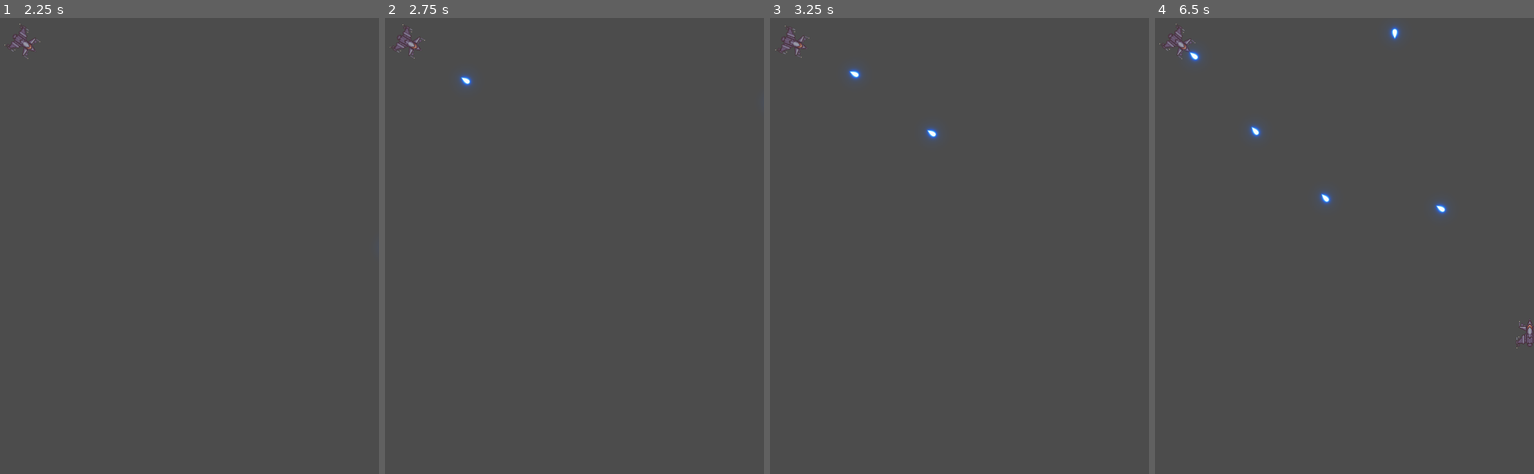
Above: before the commit, frames 1-4 (left to right).
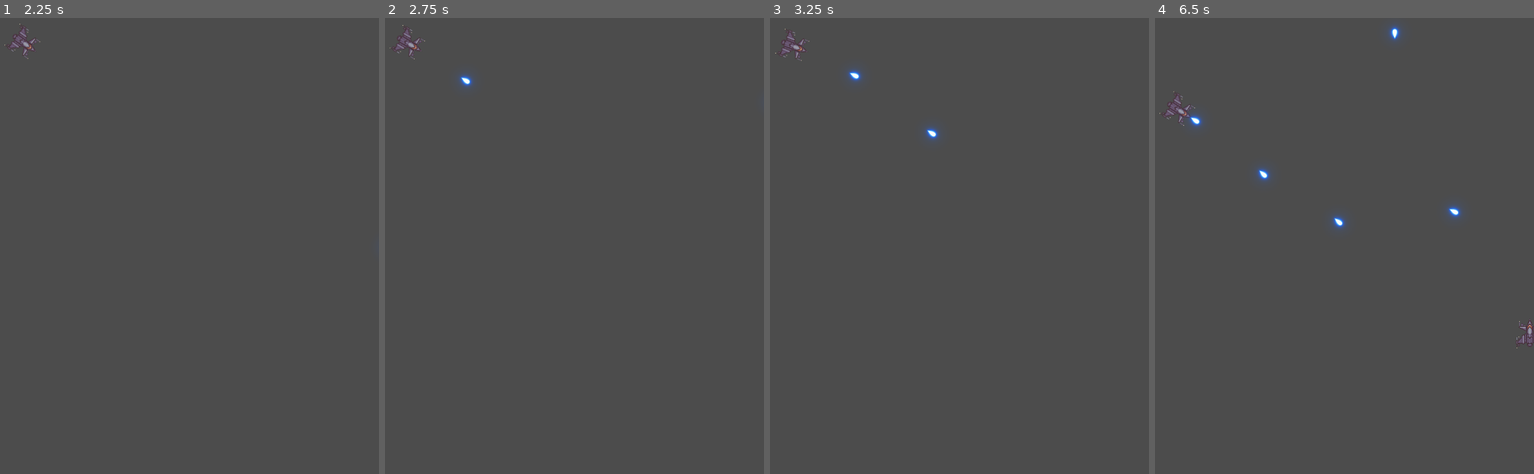
Above: after the commit, the same moments.

Repository: bondrewd0/Pv3-Final
Game: Godot game, scene res://Scenes/TestLevel.tscn
Same seed, same stepped clock (60 frames per second), same inputs: the game is played once before the commit and once after it.
Inputs (mouse positions are in pixels of both pictures, inside the frame that each line leads up to):
- Up to frame 1 (2.25 s): tap Enter at 0.5 s; move the mouse to (269, 227) at 0.52 s; press the mouse at (269, 227) at 0.53 s; hold D (Right) 0.53-1.28 s; move the mouse to (109, 273) at 1.27 s; release the mouse at (109, 273) at 1.28 s; hold S (Down) 1.28-2.03 s; click (109, 273) at 1.35 s; move the mouse to (223, 150) at 2.02 s; press the mouse at (223, 150) at 2.03 s; hold D (Right) from 2.03 s (still down)
- Up to frame 2 (2.75 s): keep holding D (Right)
- Up to frame 3 (3.25 s): move the mouse to (936, 341) at 2.77 s; release D (Right) at 2.78 s; release the mouse at (936, 341) at 2.78 s; hold W (Up) from 2.78 s (still down); click (936, 341) at 2.85 s
- Up to frame 4 (6.5 s): move the mouse to (1458, 318) at 3.52 s; release W (Up) at 3.53 s; press the mouse at (1458, 318) at 3.53 s; hold A (Left) 3.53-5.03 s; move the mouse to (1223, 182) at 4.27 s; release the mouse at (1223, 182) at 4.28 s; click (1223, 182) at 4.35 s; move the mouse to (1359, 250) at 5.02 s; press the mouse at (1359, 250) at 5.03 s; hold S (Down) 5.03-5.78 s; move the mouse to (1283, 132) at 5.77 s; release the mouse at (1283, 132) at 5.78 s; hold D (Right) from 5.78 s (still down); click (1283, 132) at 5.85 s

Frame 1 is identical in both runs. In frame 2, less than 0.1% of the frame differs, in the area x 1-23%, y 1-15%; in frame 3, 0.2%; in frame 4, 1.0%, in the area x 1-82%, y 1-47%.

Commit message:
movement first trys

Diff:
--- a/Scenes/Enemy.tscn
+++ b/Scenes/Enemy.tscn
@@ -32,5 +32,7 @@
 [node name="BulletPoint" type="Position2D" parent="."]
 position = Vector2( 0, -25 )
 
+[node name="Movement" type="Tween" parent="."]
+
 [connection signal="timeout" from="Fire" to="." method="_on_Fire_timeout"]
 [connection signal="timeout" from="StateChanger" to="." method="_on_StateChanger_timeout"]
--- a/Scripts/Enemy.gd
+++ b/Scripts/Enemy.gd
@@ -1,4 +1,4 @@
-tool
+
 extends RigidBody2D
 #Collision type
 var type='Enemy'
@@ -9,20 +9,29 @@
 onready var fireRef=$Fire
 onready var playerRef=get_parent().get_node('Player')
 onready var targetRef=$TargetDir
+onready var tween=$Movement
 var bulletScene=preload("res://Scenes/Bullet.tscn")
 
 #Variables for enemy type:
 var attackType=0
 export var fireRate =0
 var state
-
+var finalPos=Vector2(0,0)
 
 # Called when the node enters the scene tree for the first time.
 func _ready():
 	state=0
 	targetRef.position=Vector2(0,-50)
 	fireRef.start(fireRate)
-
+	if attackType==1:
+		finalPos=Vector2(self.position.x,self.position.y+900)
+		tween.interpolate_property(self,'position',position,finalPos,9,Tween.TRANS_CIRC,Tween.EASE_IN,0.3)
+	if attackType==0:
+		finalPos=Vector2(0,self.position.y+700)
+		print(finalPos.x)
+		print(self.position.x)
+		tween.interpolate_property(self,'position',position,finalPos,9,Tween.TRANS_CIRC,Tween.EASE_IN,0.3)
+	tween.start()
 
 # Called every frame. 'delta' is the elapsed time since the previous frame.
 func _process(_delta):
